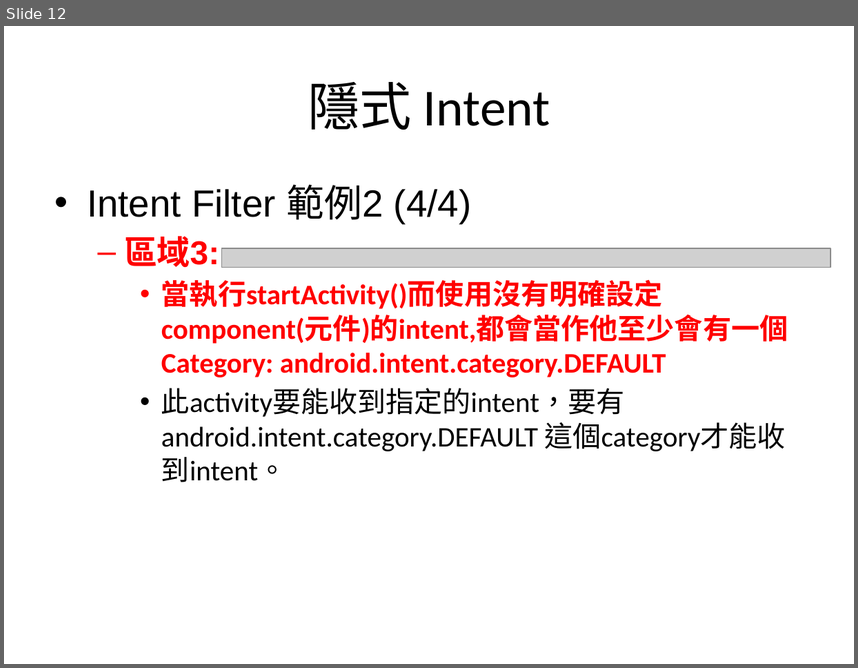
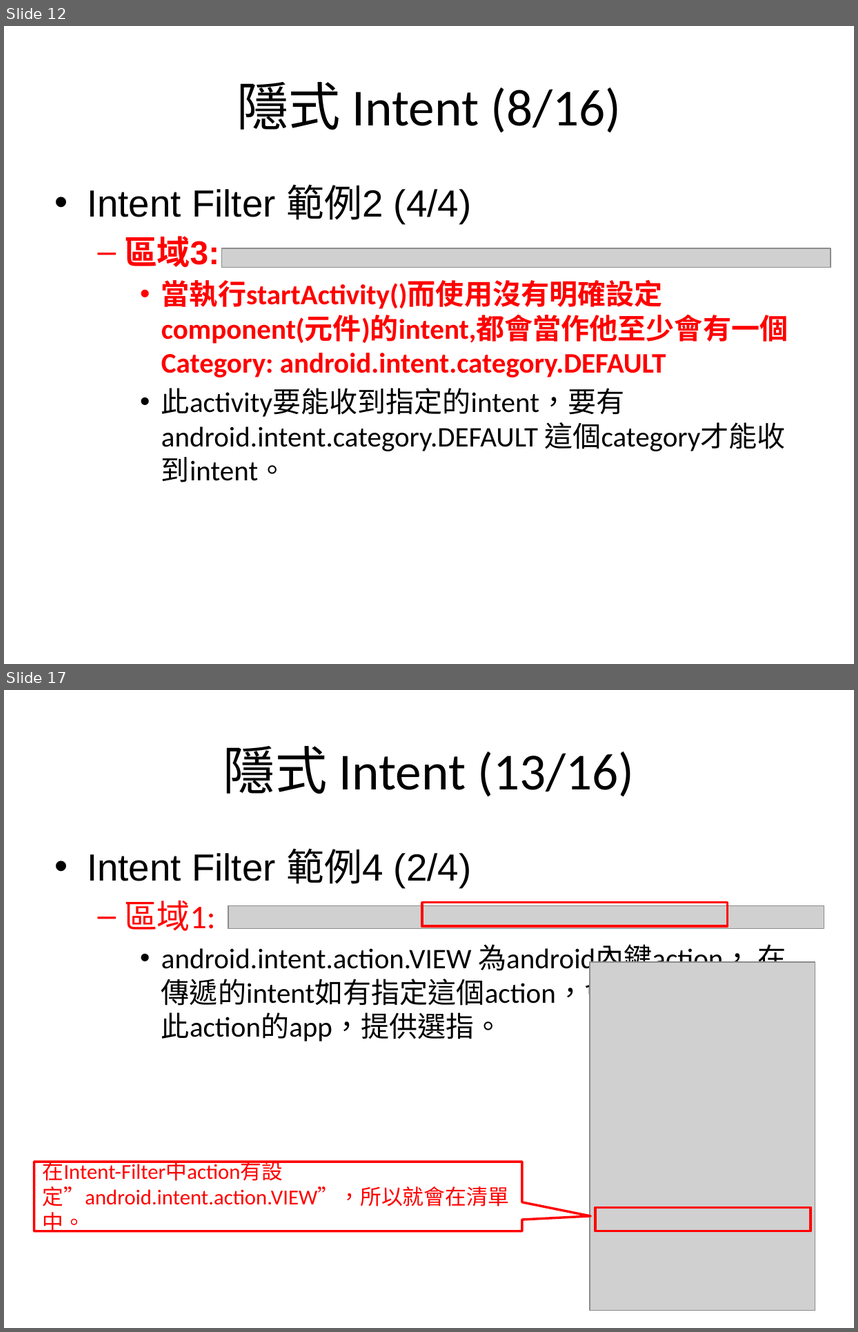
Before and after one commit to sonnyshih/AndroidDemoSample, a slide deck: CustomerUIDemo/Intent and Intent Filter instruction.pptx. Shown one above the other, each under a label of ours: slide 12 before the commit, slides 12 and 17 after it; the slides between them are not shown. The pictures are 858x668 and 858x1332 pixels, drawn with LibreOffice and Linux fonts; fonts in the diff are those of the drawing; grey boxes stand for pictures. Boxes give left, top, right and bottom in pixels: in the first picture for what was removed or moved away, otherwise in the second. Text is boxed around its words. In the diff, an @@ line names an element or a change of style, - is before the commit and + after.

Commit message:
Add the Intent filter demo.

```diff
--- a/CustomerUIDemo/Intent and Intent Filter instruction.pptx
+++ b/CustomerUIDemo/Intent and Intent Filter instruction.pptx
@@ slide 17 added at <box>4,690,854,1328</box>, background #FFFFFF @@
@@ title added at <box>223,746,634,797</box>, 44 pt, text #000000 @@
+隱式 Intent (13/16)
@@ text added at <box>87,848,786,1041</box>, 24 pt, text #000000 @@
+• Intent Filter 範例4 (2/4)
+  – 區域1:
+    • android.intent.action.VIEW 為android內鍵action， 在傳遞的intent如有指定這個action，會列出所有含有此action的app，提供選指。
@@ picture added at <box>228,906,824,929</box> @@
@@ rectangle added at <box>422,903,727,926</box>, outline #FF0000 2 pt @@
@@ picture added at <box>590,962,815,1310</box> @@
@@ speech box added at <box>34,1162,522,1232</box>, fill #FFFFFF, outline #FF0000 2 pt, 18 pt, text #FF0000 @@
+在Intent-Filter中action有設定”android.intent.action.VIEW”，所以就會在清單中。
@@ rectangle added at <box>595,1207,811,1231</box>, outline #FF0000 2 pt @@
@@ slide 12 changed as well @@
@@ title at <box>237,82,621,133</box>: text changed @@
-隱式 Intent
+隱式 Intent (8/16)
```
Also in this commit, not shown: 8 other slides changed, 7 other slides added, 10 other files.
